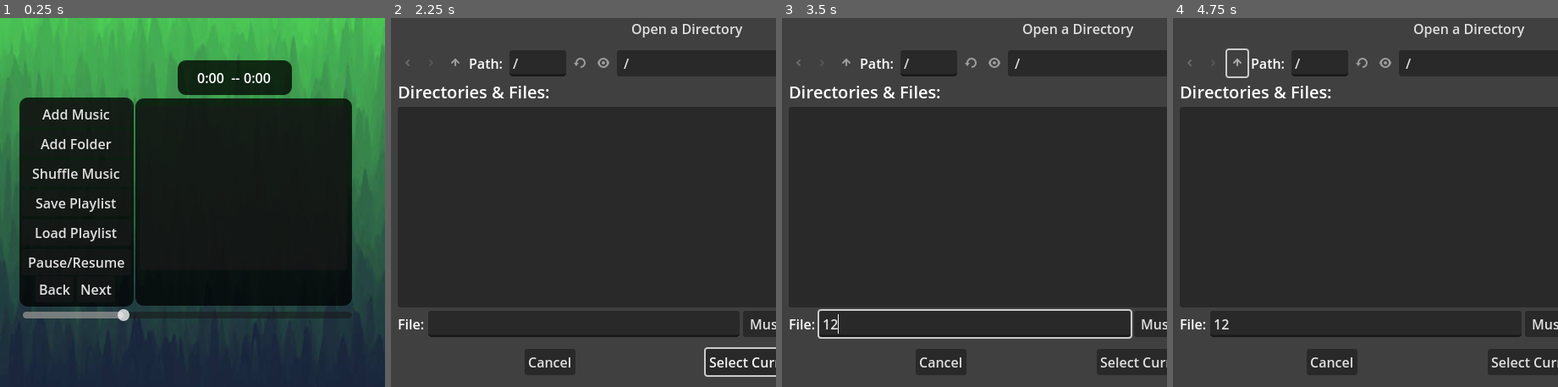
Above: before the commit, frames 1-4 (left to right).
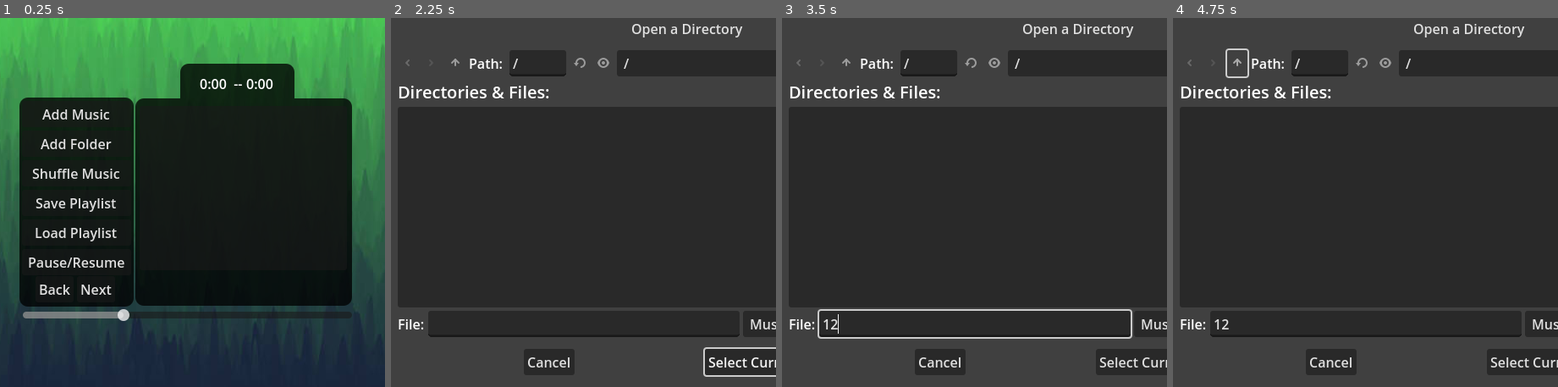
Above: after the commit, the same moments.

Repository: KindaWrks/Music-Player
Game: Godot game, scene res://MusicNode.tscn
The game is run twice, just before and just after one commit, with the same random seed, the same clock (stepped at 60 frames per second) and the same inputs.
Inputs (mouse positions are in pixels of both pictures, inside the frame that each line leads up to):
- Up to frame 1 (0.25 s): no input
- Up to frame 2 (2.25 s): click "Next" at 0.5 s; click "Next" at 1.25 s; click "Add Folder" at 2 s
- Up to frame 3 (3.5 s): click (974, 324) at 2.77 s; type "12" at 2.85 s
- Up to frame 4 (4.75 s): click (1238, 62) at 3.5 s; click (1238, 62) at 4.25 s

The runs differ from the first frame. In frame 1, 1.1% of the frame differs, in the area x 46-77%, y 11-22%; in frame 2, 0.4%; in frame 3, 0.4%; in frame 4, 0.4%.
Error in both runs: Invalid access of index '0' on a base object of type: 'Array'. (res://MusicNode.gd:95)

Commit message:
made timer panel subresource unique

Diff:
--- a/MusicNode.tscn
+++ b/MusicNode.tscn
@@ -9,6 +9,11 @@
 corner_radius_top_right = 10
 corner_radius_bottom_right = 10
 corner_radius_bottom_left = 10
+
+[sub_resource type="StyleBoxFlat" id="StyleBoxFlat_ffi6e"]
+bg_color = Color(0, 0, 0, 0.764706)
+corner_radius_top_left = 10
+corner_radius_top_right = 10
 
 [sub_resource type="StyleBoxEmpty" id="StyleBoxEmpty_lrlj1"]
 
@@ -74,11 +79,11 @@
 theme_override_styles/panel = SubResource("StyleBoxFlat_h1pr3")
 
 [node name="PanelTimerBG" type="Panel" parent="."]
-offset_left = 329.0
-offset_top = 50.0
-offset_right = 464.0
-offset_bottom = 91.0
-theme_override_styles/panel = SubResource("StyleBoxFlat_h1pr3")
+offset_left = 332.0
+offset_top = 54.0
+offset_right = 467.0
+offset_bottom = 95.0
+theme_override_styles/panel = SubResource("StyleBoxFlat_ffi6e")
 
 [node name="HSlider" type="HSlider" parent="."]
 offset_left = 146.0
@@ -103,10 +108,10 @@
 theme_override_styles/selected_focus = SubResource("StyleBoxEmpty_aseyp")
 
 [node name="HBoxContainer" type="HBoxContainer" parent="."]
-offset_left = 352.0
-offset_top = 51.0
-offset_right = 439.0
-offset_bottom = 91.0
+offset_left = 355.0
+offset_top = 58.0
+offset_right = 442.0
+offset_bottom = 98.0
 
 [node name="MusicTimeLabel" type="Label" parent="HBoxContainer"]
 layout_mode = 2
Not shown: 1 places in MusicNode.tscn that only renumber resources
